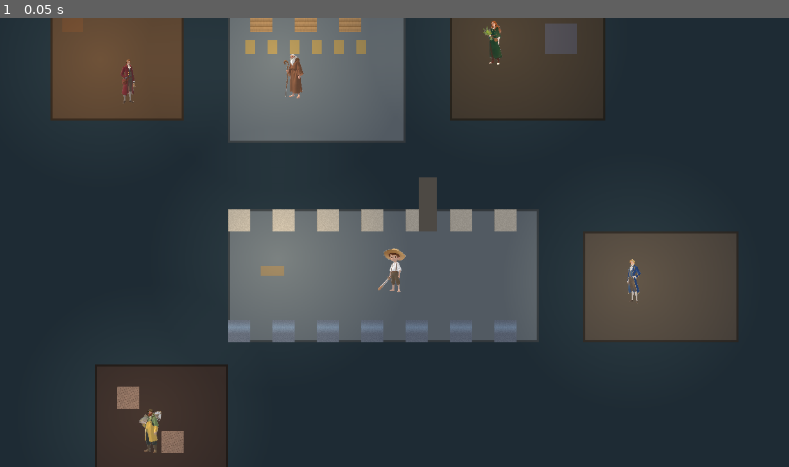
Above: before the commit, frame 1.
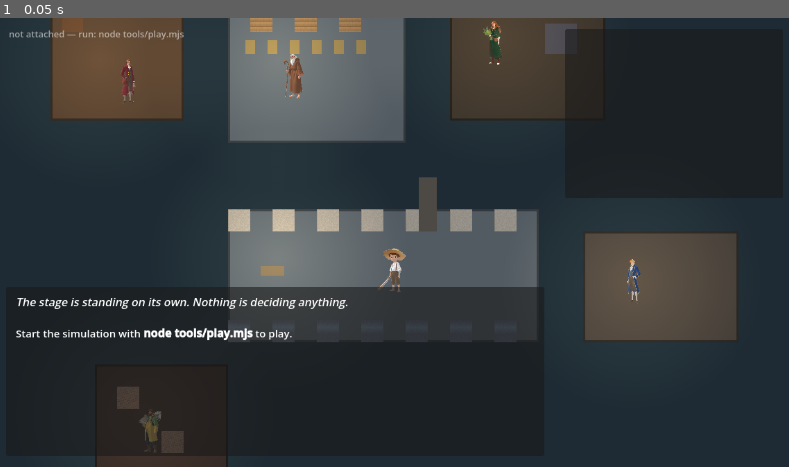
Above: after the commit, the same moment.

Repository: mcp-tool-shop-org/ai-rpg-stage
Game: Godot game, scene res://stage/diorama.tscn
Two runs of this game, one before a commit and one after it. Both use one fixed random seed, a clock stepped at 60 frames per second and the inputs below.
Inputs:
- Up to frame 1 (0.05 s): no input

The runs differ from the first frame. In frame 1, 6.3% of the frame differs, in the area x 1-74%, y 2-97%.

Commit message:
feat(p5): one command to play it, and CI exports both lanes from one script
`node tools/play.mjs` starts the sim with Salt Road loaded, waits until the port really
accepts a connection, launches Godot pointed at it, and kills the sim when the window
closes. C4's exit gate is that the Director PLAYS it, and a two-terminal dance with a
port to remember is a reason not to.

Every precondition failure names the command that fixes it. A launcher that fails with a
stack trace is a launcher nobody uses twice. The sim's own stderr is forwarded rather than
swallowed — the `dropped` lines especially, because what the load gate did not carry is
exactly what someone needs to see when something is missing on screen.

`stage/playable.gd` is the surface a person actually uses: the zone's prose, the doors out
of it, number keys to walk, space to wait a round. Deliberately plain — a polished UI is
C5's business and would hide whether the wire underneath works. The doors listed are the
SIM's `neighbors` for the zone the sim says you are in, so a listed door can still refuse
you, which is the entire point of the warehouse.

CI's export step is now one command instead of an inline `npx tsx -e`, which failed with
`Cannot find module './dogfood/worlds/salt-road.js'` — an inline eval has no base file to
resolve a relative import against.

Co-Authored-By: Claude Opus 5 <noreply@anthropic.com>

Diff:
--- a/stage/diorama.tscn
+++ b/stage/diorama.tscn
@@ -1,18 +1,10 @@
-[gd_scene load_steps=2 format=3 uid="uid://ai_rpg_stage_diorama"]
+[gd_scene load_steps=3 format=3 uid="uid://ai_rpg_stage_diorama"]
 
 [ext_resource type="Script" path="res://stage/diorama.gd" id="diorama_script"]
-
-; The diorama is a single scripted root, on purpose.
-;
-; Everything below it — the exported world, the light rig, the dressing sets, the cast,
-; the camera — is built in `diorama.gd`. The alternative is authoring those nodes here
-; and looking them up by name at runtime, which is how a renamed node becomes a silent
-; null and a rig that quietly does nothing. A scene file that cannot drift from its
-; script is worth more than one that shows its structure in the editor.
-;
-; `fixtures/world.tscn` is INSTANCED rather than inherited, because it is regenerated by
-; world-forge on every content change and an inherited scene would carry local edits
-; that the next export silently discards.
+[ext_resource type="Script" path="res://stage/playable.gd" id="playable_script"]
 
 [node name="Diorama" type="Node2D"]
 script = ExtResource("diorama_script")
+
+[node name="Playable" type="CanvasLayer" parent="."]
+script = ExtResource("playable_script")
--- /dev/null
+++ b/stage/playable.gd
@@ -0,0 +1,229 @@
+## playable.gd — the part a person uses.
+##
+## C4's exit gate is not a screenshot and not a green suite: it is that the Director plays
+## it. So this is input, a place to read the prose, and a list of doors — the smallest
+## surface on which the four clauses are things that HAPPEN TO YOU rather than things a
+## test asserts.
+##
+## Deliberately plain. A polished UI would be C5's business and would hide, behind its own
+## complexity, whether the wire underneath actually works.
+##
+## THE CONTROL: number keys walk you through the door with that number. That is it. The
+## doors listed are the sim's `neighbors` for the zone the sim says you are in — so the
+## list is the world's, not the interface's, and a door that is listed can still refuse
+## you, which is the whole point of the warehouse.
+extends CanvasLayer
+
+const Session := preload("res://stage/session.gd")
+const NetworkClient := preload("res://client/network_client.gd")
+const EventBus := preload("res://client/event_bus.gd")
+
+const MAX_LINES := 14
+
+var diorama: Node2D
+var session: Node
+var client: Node
+var bus: Node
+
+var _log: RichTextLabel
+var _doors: RichTextLabel
+var _status: Label
+var _lines: Array[String] = []
+var _busy := false
+
+
+func _ready() -> void:
+	diorama = get_parent() as Node2D
+	_build_ui()
+
+	var target := _attach_target()
+	if target.is_empty():
+		_status.text = "not attached — run: node tools/play.mjs"
+		_say("[i]The stage is standing on its own. Nothing is deciding anything.[/i]")
+		_say("Start the simulation with [b]node tools/play.mjs[/b] to play.")
+		return
+
+	await _attach(target)
+
+
+## `--attach=host:port`, passed after `--` by the launcher.
+func _attach_target() -> String:
+	for a: String in OS.get_cmdline_user_args():
+		if a.begins_with("--attach="):
+			return a.substr(9)
+	return ""
+
+
+func _attach(target: String) -> void:
+	var parts := target.split(":", false)
+	if parts.size() != 2:
+		_status.text = "bad --attach target: %s" % target
+		return
+
+	bus = EventBus.new()
+	bus.name = "Bus"
+	add_child(bus)
+
+	client = NetworkClient.new()
+	client.name = "NetworkClient"
+	client.bus = bus
+	add_child(client)
+
+	session = Session.new()
+	session.name = "Session"
+	add_child(session)
+	session.call("setup", diorama, client, bus)
+	session.narrated.connect(_say)
+
+	bus.transport_failed.connect(func(d: String) -> void: _say("[color=#c66][transport] %s[/color]" % d))
+	bus.staleness_detected.connect(func(d: String) -> void: _say("[color=#c66][stale] %s[/color]" % d))
+
+	_status.text = "attaching to %s…" % target
+	var handshake: Dictionary = await client.call("attach", parts[0], int(parts[1]), "ai-rpg-stage")
+	if handshake.is_empty():
+		_status.text = "could not attach to %s" % target
+		_say("[color=#c66]Could not attach. Is the sim running?[/color]")
+		return
+
+	_status.text = "attached — %s" % String(handshake.get("engineVersion", "?"))
+	await client.call("snapshot")
+
+	# Open on the zone the sim says the player is in, with its prose, so the first thing on
+	# screen is the writing rather than a UI.
+	var zone := String(session.call("player_zone"))
+	_say(String(diorama.call("description_of", zone)))
+	_refresh_doors()
+
+
+func _input(event: InputEvent) -> void:
+	if session == null or _busy:
+		return
+	if not (event is InputEventKey) or not (event as InputEventKey).pressed:
+		return
+
+	var key := (event as InputEventKey).keycode
+
+	# Number keys walk. `advance` waits a round — which is how a shock reaches you.
+	if key >= KEY_1 and key <= KEY_9:
+		_walk(key - KEY_1)
+	elif key == KEY_SPACE:
+		_wait_a_round()
+	elif key == KEY_ESCAPE:
+		if client != null:
+			client.call("detach")
+		get_tree().quit()
+
+
+func _walk(index: int) -> void:
+	var doors := _current_doors()
+	if index >= doors.size():
+		return
+	_busy = true
+	await session.call("walk_to", doors[index])
+	_refresh_doors()
+	_busy = false
+
+
+func _wait_a_round() -> void:
+	_busy = true
+	_say("[i]You wait.[/i]")
+	await session.call("advance")
+	_refresh_doors()
+	_busy = false
+
+
+## The doors out of the zone the SIM says you are in, from its own `neighbors`.
+##
+## Read off the fixture rather than the scene tree because the wire's zone graph is the
+## authority on what connects to what; the scene is where those zones are DRAWN.
+func _current_doors() -> Array[String]:
+	var zone := String(session.call("player_zone"))
+	var pack: Dictionary = diorama.get("pack")
+	for z: Variant in (pack.get("zones", []) as Array):
+		var zd: Dictionary = z as Dictionary
+		if String(zd.get("id", "")) == zone:
+			var out: Array[String] = []
+			for n: Variant in (zd.get("neighbors", []) as Array):
+				out.append(String(n))
+			return out
+	return []
+
+
+func _refresh_doors() -> void:
+	var zone := String(session.call("player_zone"))
+	var name_of := func(id: String) -> String:
+		var pack: Dictionary = diorama.get("pack")
+		for z: Variant in (pack.get("zones", []) as Array):
+			if String((z as Dictionary).get("id", "")) == id:
+				return String((z as Dictionary).get("name", id))
+		return id
+
+	var text := "[b]%s[/b]\n" % name_of.call(zone)
+	var doors := _current_doors()
+	for i in range(doors.size()):
+		text += "  [%d] %s\n" % [i + 1, name_of.call(doors[i])]
+	text += "\n  [space] wait a round\n  [esc] leave"
+	_doors.text = text
+
+
+func _say(line: String) -> void:
+	if line.strip_edges().is_empty():
+		return
+	_lines.append(line)
+	while _lines.size() > MAX_LINES:
+		_lines.pop_front()
+	_log.text = "\n\n".join(_lines)
+
+
+# ── UI ────────────────────────────────────────────────────────
+
+func _build_ui() -> void:
+	var log_panel := PanelContainer.new()
+	log_panel.set_anchors_preset(Control.PRESET_BOTTOM_WIDE)
+	log_panel.offset_top = -260
+	log_panel.offset_left = 16
+	log_panel.offset_right = -360
+	log_panel.offset_bottom = -16
+	add_child(log_panel)
+
+	var margin := MarginContainer.new()
+	margin.add_theme_constant_override("margin_left", 14)
+	margin.add_theme_constant_override("margin_right", 14)
+	margin.add_theme_constant_override("margin_top", 10)
+	margin.add_theme_constant_override("margin_bottom", 10)
+	log_panel.add_child(margin)
+
+	_log = RichTextLabel.new()
+	_log.bbcode_enabled = true
+	_log.scroll_following = true
+	_log.fit_content = false
+	_log.add_theme_font_size_override("normal_font_size", 15)
+	margin.add_child(_log)
+
+	var door_panel := PanelContainer.new()
+	door_panel.set_anchors_preset(Control.PRESET_TOP_RIGHT)
+	door_panel.offset_left = -330
+	door_panel.offset_right = -16
+	door_panel.offset_top = 16
+	door_panel.offset_bottom = 260
+	add_child(door_panel)
+
+	var dmargin := MarginContainer.new()
+	dmargin.add_theme_constant_override("margin_left", 14)
+	dmargin.add_theme_constant_override("margin_right", 14)
+	dmargin.add_theme_constant_override("margin_top", 10)
+	dmargin.add_theme_constant_override("margin_bottom", 10)
+	door_panel.add_child(dmargin)
+
+	_doors = RichTextLabel.new()
+	_doors.bbcode_enabled = true
+	_doors.add_theme_font_size_override("normal_font_size", 15)
+	dmargin.add_child(_doors)
+
+	_status = Label.new()
+	_status.set_anchors_preset(Control.PRESET_TOP_LEFT)
+	_status.offset_left = 20
+	_status.offset_top = 14
+	_status.add_theme_font_size_override("font_size", 13)
+	_status.modulate = Color(1, 1, 1, 0.55)
+	add_child(_status)
Not shown, added: docs/diorama-damaged.png.import
Not shown, added: docs/diorama-intact.png.import
Not shown, added: stage/floor_painter.gd.uid
Not shown, added: stage/playable.gd.uid
Not shown, added: stage/session.gd.uid
Not shown, added: tests/test_live_session.gd.uid
Not shown, added: tools/screenshot.gd.uid
Not shown, changed: .github/workflows/ci.yml
Not shown, added: tools/play.mjs
